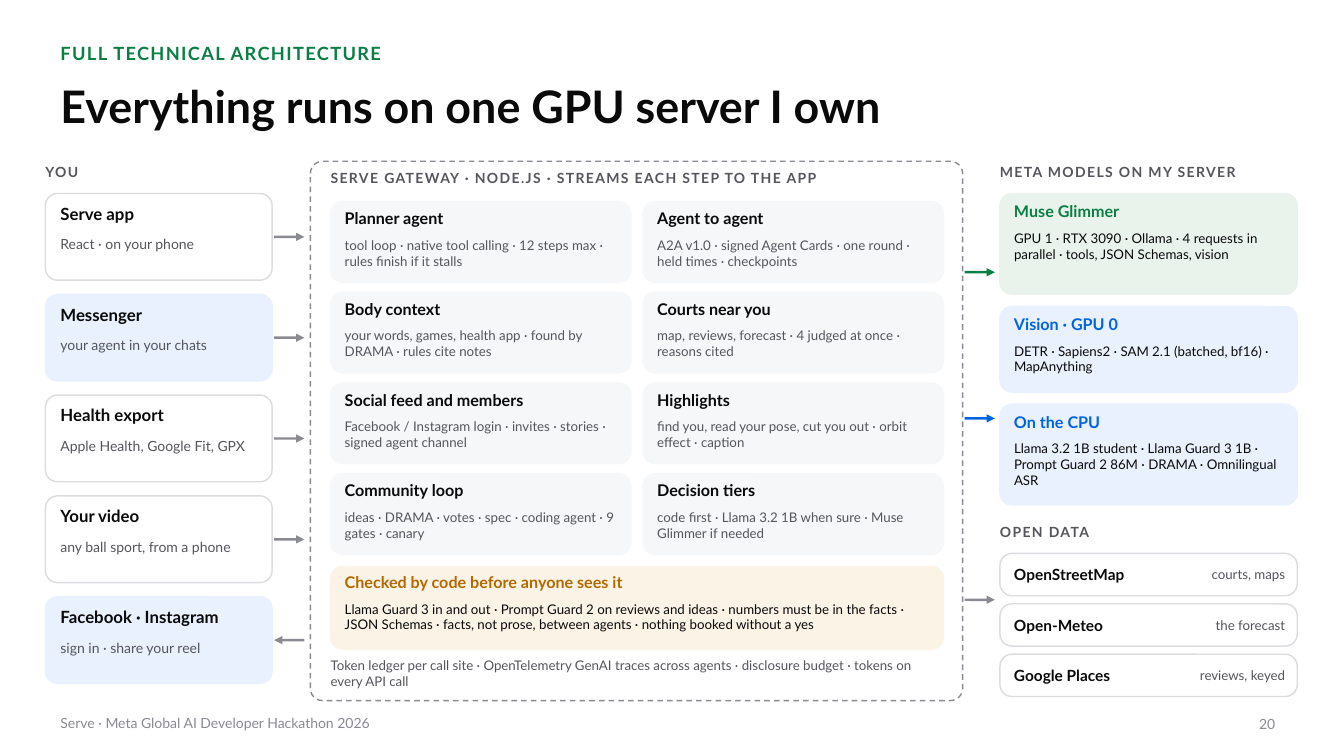
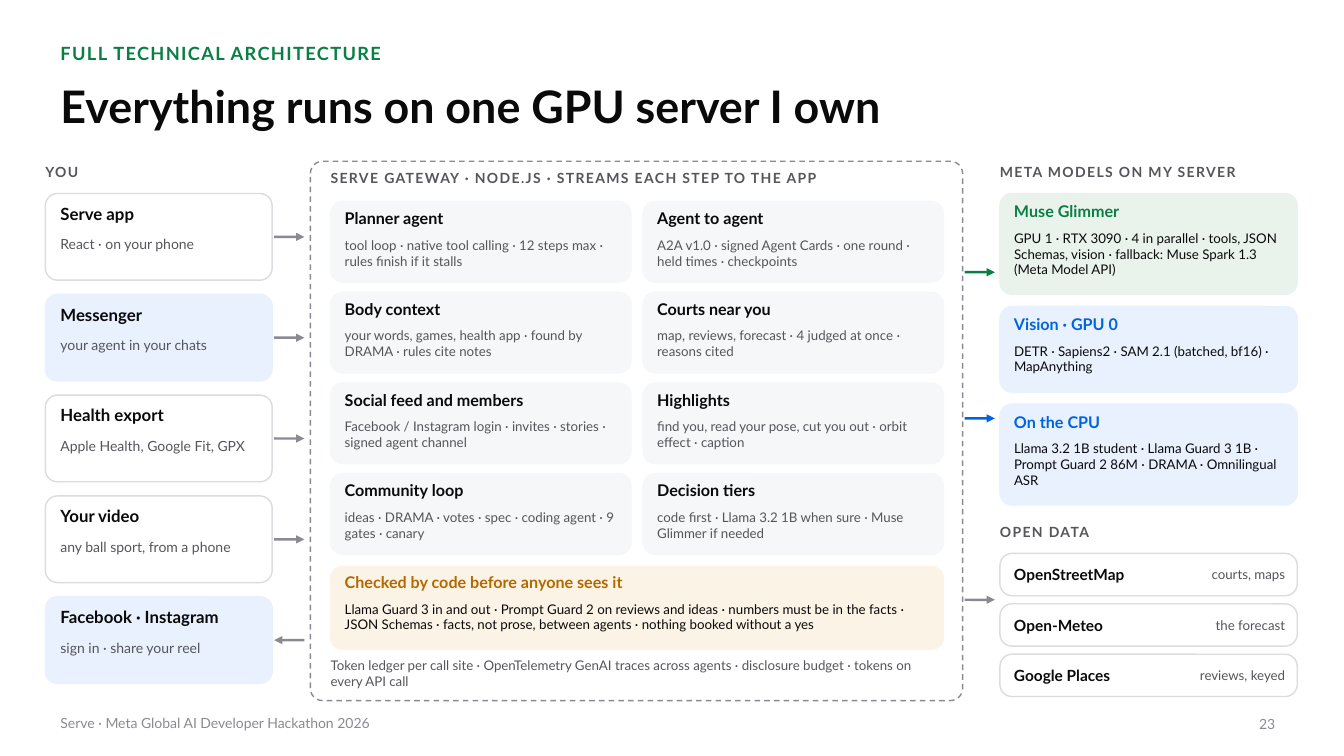
Before and after one commit to gino6178/serve-meta-hackathon, a slide deck: slide 23 of video/deck/Serve_Meta_deck.pptx (slide 20 before the commit). Drawn at 1344x756 pixels with LibreOffice and Linux fonts; fonts in the diff are those of the drawing. Boxes give left, top, right and bottom in pixels: in the first picture for what was removed or moved away, otherwise in the second. Text is boxed around its words. In the diff, an @@ line names an element or a change of style, - is before the commit and + after.

```diff
--- a/video/deck/Serve_Meta_deck.pptx
+++ b/video/deck/Serve_Meta_deck.pptx
@@ text at box(1014, 233, 1277, 276): text changed @@
-GPU 1 · RTX 3090 · Ollama · 4 requests in parallel · tools, JSON Schemas, vision
+GPU 1 · RTX 3090 · 4 in parallel · tools, JSON Schemas, vision · fallback: Muse Spark 1.3 (Meta Model API)
@@ page number at box(1259, 719, 1275, 729): text changed @@
-20
+23
```
Also in this commit, not shown: 6 other slides changed, 3 slides added, 2 other files.
